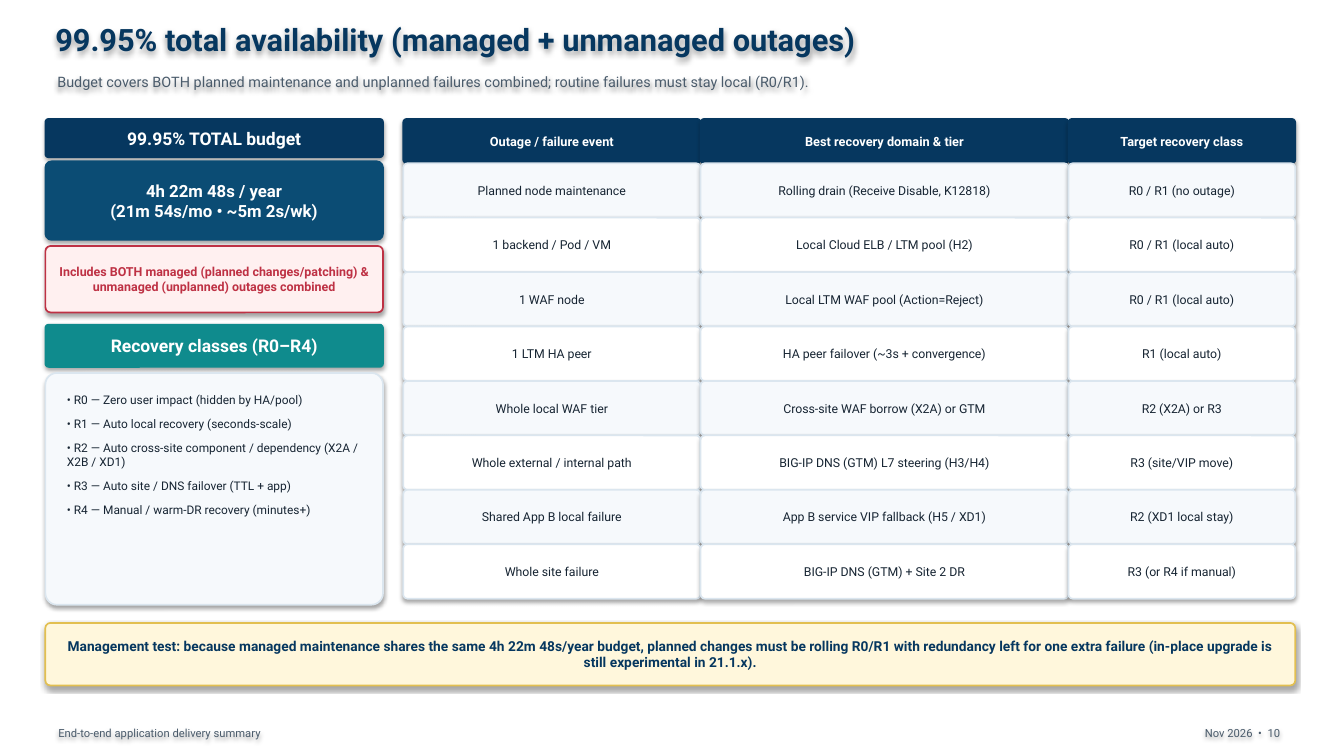
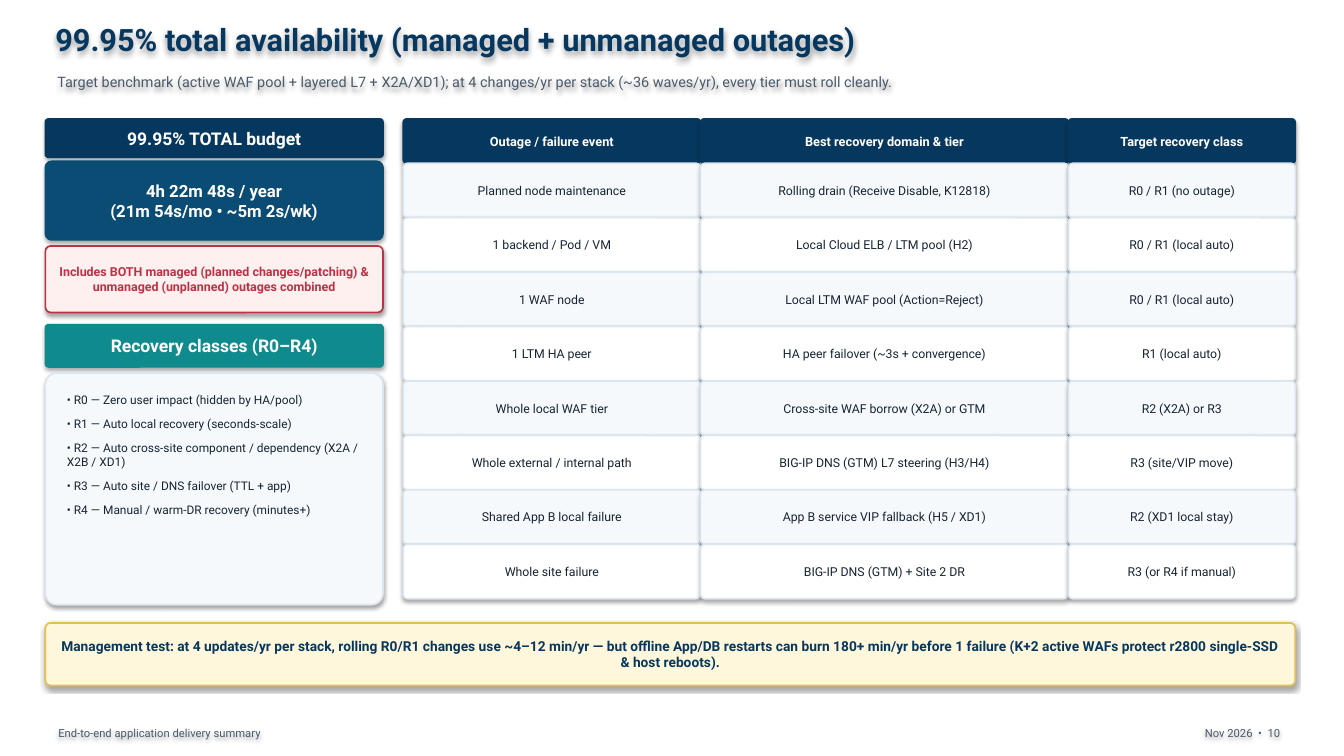
Before and after one commit to jfang88/EnterpriseWAF, a slide deck: slide 10 of management-artifacts/EnterpriseWAF_Management_Summary.pptx. Drawn at 1344x756 pixels with LibreOffice and Linux fonts; fonts in the diff are those of the drawing. Boxes give left, top, right and bottom in pixels: in the first picture for what was removed or moved away, otherwise in the second. Text is boxed around its words. In the diff, an @@ line names an element or a change of style, - is before the commit and + after.

Commit message:
Lock in confirmed r2800 pizza-box standard (no blade chassis), STP/LACP & single-SSD invariants, K+2 sizing, and 4-changes/yr 99.95% budget

```diff
--- a/management-artifacts/EnterpriseWAF_Management_Summary.pptx
+++ b/management-artifacts/EnterpriseWAF_Management_Summary.pptx
@@ text at bbox=[57, 76, 892, 90]: text changed @@
-Budget covers BOTH planned maintenance and unplanned failures combined; routine failures must stay local (R0/R1).
+Target benchmark (active WAF pool + layered L7 + X2A/XD1); at 4 changes/yr per stack (~36 waves/yr), every tier must roll cleanly.
@@ text in rounded rectangle at bbox=[61, 640, 1279, 670]: text changed @@
-Management test: because managed maintenance shares the same 4h 22m 48s/year budget, planned changes must be rolling R0/R1 with redundancy left for one extra failure (in-place upgrade is still experimental in 21.1.x).
+Management test: at 4 updates/yr per stack, rolling R0/R1 changes use ~4–12 min/yr — but offline App/DB restarts can burn 180+ min/yr before 1 failure (K+2 active WAFs protect r2800 single-SSD & host reboots).
```
Also in this commit, not shown: 5 other slides changed, 16 other files.
